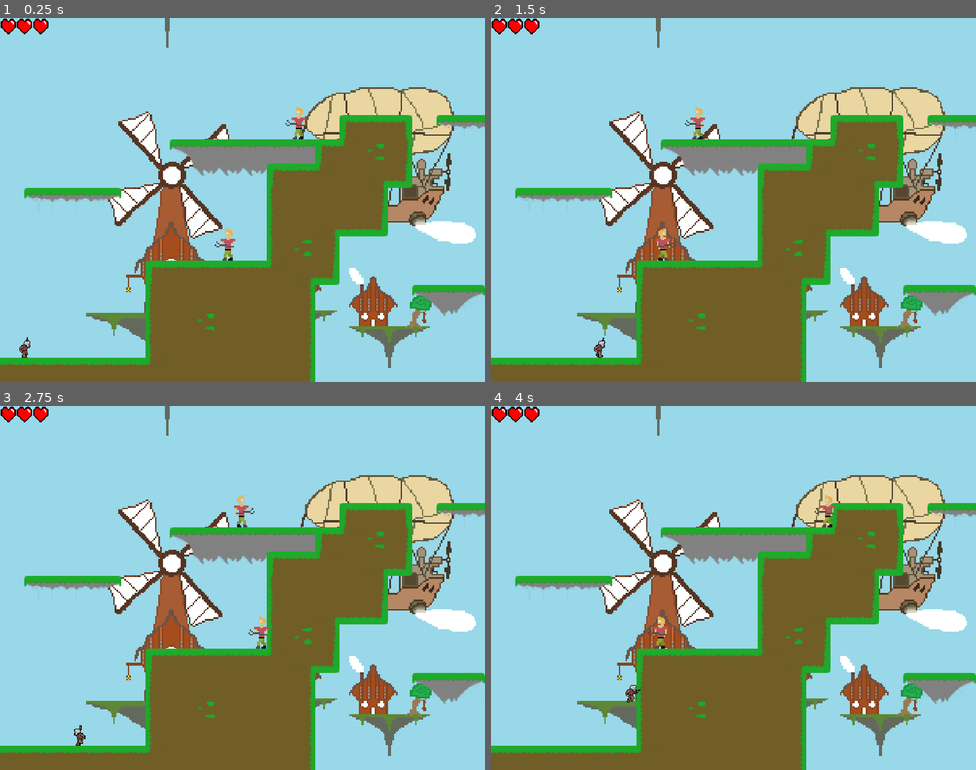
Above: before the commit, frames 1-4 (two rows, left to right).
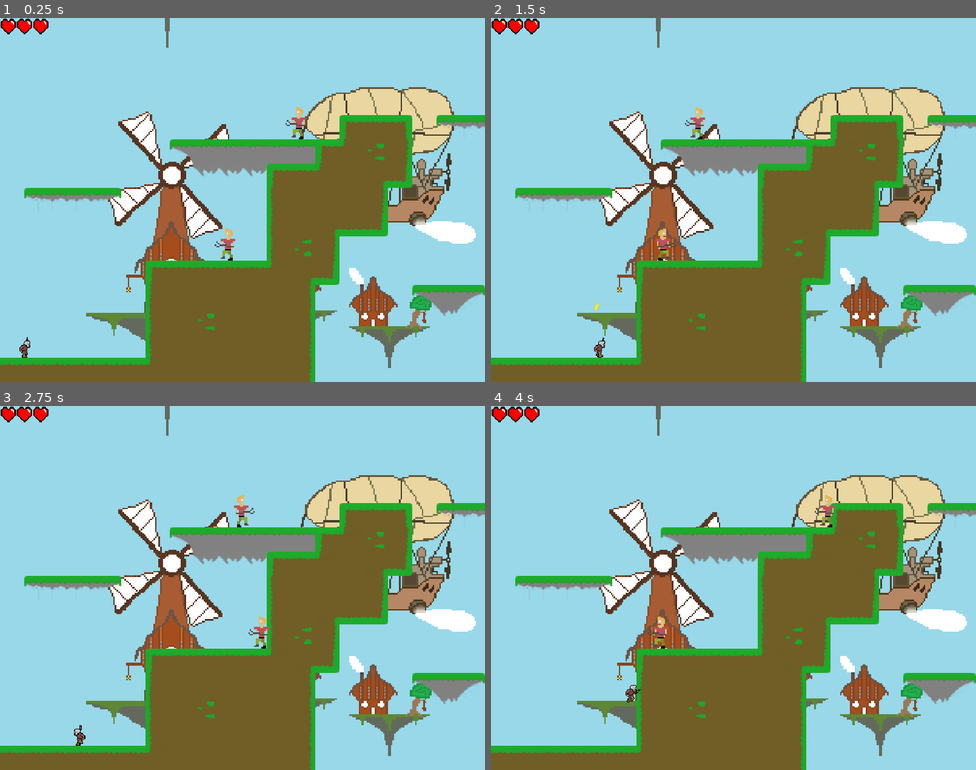
Above: after the commit, the same moments.

Repository: Kumodatsu/dream-within-a-dream
Game: Godot game, scene res://levels/Level_1.tscn
Two runs of this game, one before a commit and one after it. Both use one fixed random seed, a clock stepped at 60 frames per second and the inputs below.
Inputs (mouse positions are in pixels of both pictures, inside the frame that each line leads up to):
- Up to frame 1 (0.25 s): no input
- Up to frame 2 (1.5 s): move the mouse to (840, 181) at 0.52 s; press the mouse at (840, 181) at 0.53 s; hold D (player_move_right) from 0.53 s (still down); tap W (player_jump) at 0.77 s; move the mouse to (636, 218) at 1.27 s; release the mouse at (636, 218) at 1.28 s; click (636, 218) at 1.35 s
- Up to frame 3 (2.75 s): tap W (player_jump) at 1.52 s; move the mouse to (291, 507) at 2.02 s; release D (player_move_right) at 2.03 s; press the mouse at (291, 507) at 2.03 s; hold A (player_move_left) from 2.03 s (still down)
- Up to frame 4 (4 s): move the mouse to (709, 660) at 2.77 s; release A (player_move_left) at 2.78 s; release the mouse at (709, 660) at 2.78 s; hold D (player_move_right) from 2.78 s (still down); click (709, 660) at 2.85 s; tap W (player_jump) at 3.02, 3.77 s; move the mouse to (879, 642) at 3.52 s; press the mouse at (879, 642) at 3.53 s

The runs differ from the first frame. In frame 1, less than 0.1% of the frame differs, in the area x 45-62%, y 30-67%; in frame 2, less than 0.1%, in the area x 21-43%, y 30-81%; in frame 3, less than 0.1%; in frame 4, less than 0.1%.

Commit message:
Implement bullets

Diff:
--- a/dream-within-a-dream/entities/Berend.tscn
+++ b/dream-within-a-dream/entities/Berend.tscn
@@ -23,21 +23,22 @@
 [sub_resource type="RectangleShape2D" id=3]
 extents = Vector2( 10, 22 )
 
-[sub_resource type="CapsuleShape2D" id=2]
-height = 22.0
+[sub_resource type="RectangleShape2D" id=4]
+extents = Vector2( 10, 22 )
 
 [node name="Berend" type="KinematicBody2D"]
-collision_layer = 0
+collision_layer = 16
 collision_mask = 2
 script = ExtResource( 11 )
 
 [node name="AnimatedSprite" type="AnimatedSprite" parent="."]
 frames = SubResource( 1 )
 animation = "walk"
-frame = 8
+frame = 7
 playing = true
 
 [node name="CollisionShape2D" type="CollisionShape2D" parent="."]
+visible = false
 position = Vector2( -4, 0 )
 shape = SubResource( 3 )
 
@@ -51,8 +52,7 @@
 collision_layer = 16
 
 [node name="CollisionShape2D" type="CollisionShape2D" parent="HitZone"]
-visible = false
 position = Vector2( -4, 0 )
-shape = SubResource( 2 )
+shape = SubResource( 4 )
 
 [connection signal="body_entered" from="HitZone" to="." method="_on_body_entered"]
--- /dev/null
+++ b/dream-within-a-dream/entities/Bullet.tscn
@@ -0,0 +1,24 @@
+[gd_scene load_steps=4 format=2]
+
+[ext_resource path="res://assets/sprites/projectiles/bullet.png" type="Texture" id=1]
+[ext_resource path="res://scripts/bullet.gd" type="Script" id=2]
+
+[sub_resource type="RectangleShape2D" id=1]
+extents = Vector2( 5, 2 )
+
+[node name="Bullet" type="Area2D"]
+collision_layer = 32
+collision_mask = 16
+script = ExtResource( 2 )
+
+[node name="Sprite" type="Sprite" parent="."]
+texture = ExtResource( 1 )
+
+[node name="CollisionShape2D" type="CollisionShape2D" parent="."]
+shape = SubResource( 1 )
+
+[node name="Timer" type="Timer" parent="."]
+wait_time = 10.0
+
+[connection signal="body_entered" from="." to="." method="_on_body_entered"]
+[connection signal="timeout" from="Timer" to="." method="_on_timeout"]
--- a/dream-within-a-dream/entities/Jacob.tscn
+++ b/dream-within-a-dream/entities/Jacob.tscn
@@ -8,7 +8,7 @@
 extents = Vector2( 7.5, 12 )
 
 [node name="Jacob" type="KinematicBody2D"]
-collision_mask = 30
+collision_mask = 14
 script = ExtResource( 2 )
 
 [node name="CollisionShape2D" type="CollisionShape2D" parent="."]
--- /dev/null
+++ b/dream-within-a-dream/scripts/bullet.gd
@@ -0,0 +1,20 @@
+extends Area2D
+
+var speed:     float   = 200.0
+var direction: Vector2 = Vector2.RIGHT
+
+func _ready():
+    var rads  = deg2rad(rotation_degrees)
+    direction = Vector2(cos(rads), sin(rads))
+    $Timer.start()
+
+func _physics_process(delta: float):
+    position += delta * speed * direction
+
+func _on_body_entered(body: Node):
+    if body.get_collision_layer() == 16:
+        body.die()
+    queue_free()
+
+func _on_timeout():
+    queue_free()
--- a/dream-within-a-dream/scripts/jacob.gd
+++ b/dream-within-a-dream/scripts/jacob.gd
@@ -33,6 +33,13 @@
 func _ready():
     emit_signal("health_changed", health, max_health)
     change_direction(direction)
+
+func _input(event: InputEvent):
+    if event.is_action_pressed("player_shoot"):
+        var bullet = load("res://entities/Bullet.tscn").instance()
+        bullet.position         = $Arm.global_position
+        bullet.rotation_degrees = $Arm.rotation_degrees
+        get_tree().get_root().add_child(bullet)
 
 func _physics_process(_delta: float):
     var on_floor = is_on_floor()
